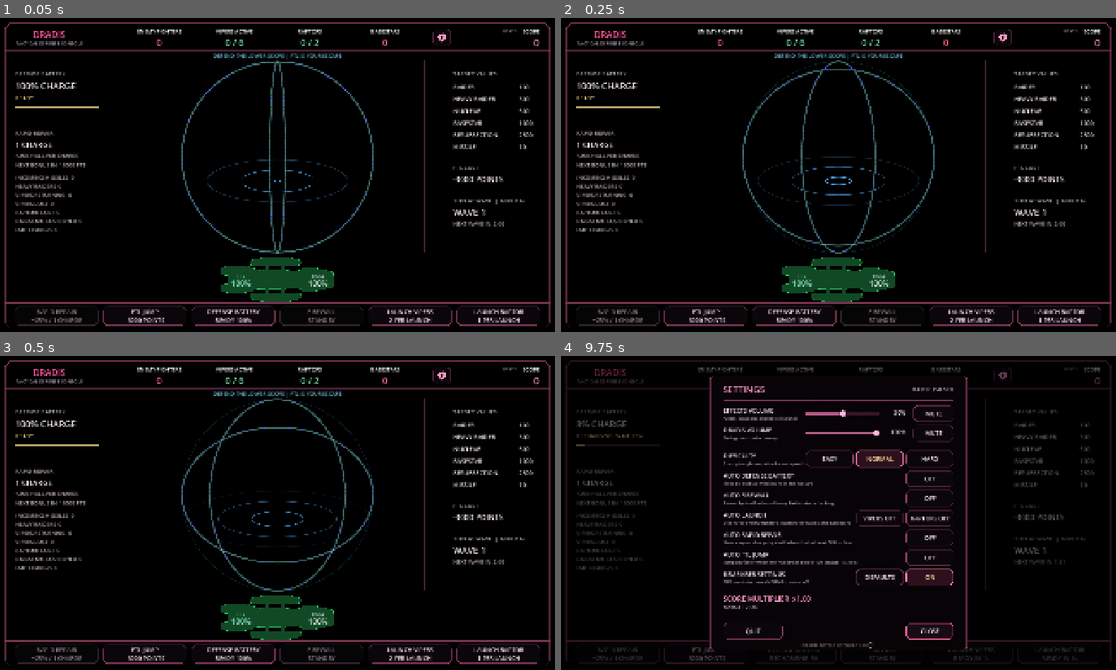
Above: before the commit, frames 1-4 (two rows, left to right).
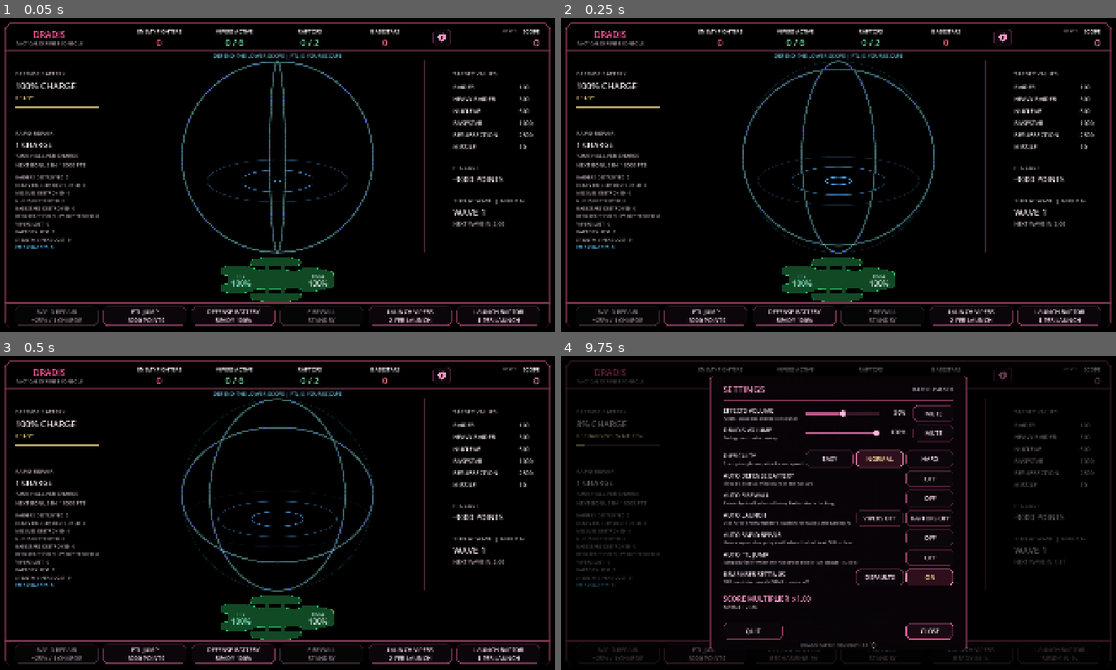
Above: after the commit, the same moments.

Repository: S8619G/DRADIS-Battle-Console
Game: Godot game, scene res://scenes/DradisConsole.tscn
The game is run twice, just before and just after one commit, with the same random seed, the same clock (stepped at 60 frames per second) and the same inputs.
Inputs (mouse positions are in pixels of both pictures, inside the frame that each line leads up to):
- Up to frame 1 (0.05 s): no input
- Up to frame 2 (0.25 s): no input
- Up to frame 3 (0.5 s): no input
- Up to frame 4 (9.75 s): click "DEFENSE BATTERY READY 100%" at 0.5 s; click "LAUNCH VIPERS 2 PER LAUNCH" at 1.25 s; click "LAUNCH RAPTOR 1 PER LAUNCH" at 2 s; tap Enter at 2.75, 6.6 s; move the mouse to (966, 497) at 2.77 s; hold Right 2.78-3.5 s; tap Backspace at 2.85, 8.1 s; click (966, 497) at 2.92 s; drag from (721, 528) to (810, 578) at 3.52 s; move the mouse to (894, 440) at 4.27 s; hold Right 4.28-5 s; tap Keypad Enter at 4.35, 9.6 s; click (894, 440) at 4.42 s; drag from (810, 578) to (666, 465) at 5.02 s; click "LAUNCH VIPERS 2 PER LAUNCH" at 5.75 s; move the mouse to (1010, 560) at 6.52 s; hold Left 6.53-7.25 s; click (1010, 560) at 6.67 s; drag from (666, 465) to (749, 431) at 7.27 s; move the mouse to (866, 513) at 8.02 s; hold Down 8.03-8.75 s; click (866, 513) at 8.17 s; drag from (749, 431) to (721, 528) at 8.77 s; move the mouse to (966, 497) at 9.52 s; hold Up from 9.53 s (still down); click (966, 497) at 9.67 s

The runs differ from the first frame. In frame 1, 1.2% of the frame differs, in the area x 2-18%, y 50-74%; in frame 2, 1.2%; in frame 3, 1.2%; in frame 4, 0.7%.

Commit message:
DRADIS Battle Console 1.1.1: battle readout totals with EMP charges, landing pauses, Raider pressure on the Stealth Viper, random nuke speed, all Raptors on auto, Heavy Raider warning beside the ship

Diff:
--- a/project.godot
+++ b/project.godot
@@ -16,7 +16,7 @@
 
 config/name="DRADIS Battle Console"
 config/description="DRADIS Battle Console tactical defense game (Windows/Mac)"
-config/version="1.09"
+config/version="1.1.1"
 run/main_scene="res://scenes/DradisConsole.tscn"
 config/features=PackedStringArray("4.7", "GL Compatibility")
 config/icon="res://icon.svg"
--- a/scenes/DradisConsole.tscn
+++ b/scenes/DradisConsole.tscn
@@ -524,11 +524,11 @@
 
 [node name="HackAlert" type="Label" parent="."]
 layout_mode = 1
-offset_left = 82.0
-offset_top = 762.0
-offset_right = 420.0
-offset_bottom = 926.0
-theme_override_font_sizes/font_size = 19
+offset_left = 390.0
+offset_top = 824.0
+offset_right = 745.0
+offset_bottom = 958.0
+theme_override_font_sizes/font_size = 17
 mouse_filter = 2
 
 [node name="BattleStatus" type="Label" parent="."]
--- a/scripts/ConsoleFrame.gd
+++ b/scripts/ConsoleFrame.gd
@@ -114,14 +114,17 @@
 
 func _draw_hack_box() -> void:
 	# Chamfered alert box around the hacking warning; flashes during a hack.
+	# 1.1.1: also shown (steady amber) while a Heavy Raider approaches.
 	var state: String = battle.hack_state()
-	if state == "" or state == "approach":
+	if state == "":
 		return
 	var alert: Label = get_parent().get_node("HackAlert")
 	var text_height := float(alert.get_line_count() * alert.get_line_height())
 	var r := Rect2(alert.position - Vector2(10, 8), Vector2(alert.size.x + 20, text_height + 16))
 	var blink: bool = int(battle.battle_time * 4.0) % 2 == 0
 	var color := Color(1.0, 0.2, 0.26) if blink or state == "draining" else Color(1.0, 0.78, 0.25)
+	if state == "approach":
+		color = Color(1.0, 0.78, 0.25)
 	var c := 10.0
 	var box := PackedVector2Array([r.position + Vector2(c,0), Vector2(r.end.x-c, r.position.y),
 		Vector2(r.end.x, r.position.y+c), r.end - Vector2(0,c), r.end - Vector2(c,0),
--- a/scripts/DradisConsole.gd
+++ b/scripts/DradisConsole.gd
@@ -73,6 +73,12 @@
 @export var best_score_color := Color(0.72, 0.66, 0.70, 0.85)
 ## 1.08: hovering or tapping a high-score entry shows its battle stats.
 @export var show_score_stats: bool = true
+
+@export_group("Battle Readout")
+## 1.1.0: the left-side readout lists enemies destroyed this battle (by every source),
+## then our losses. EMP CHARGES is the last line, in the EMP blast color
+## (Contacts > EMP Defense > Emp Color).
+@export_range(10, 24) var readout_font_size: int = 16
 
 var shown_score: float = 0.0
 var was_defeated: bool = false
@@ -128,6 +134,8 @@
 var stats_label: Label
 var stats_row: int = -1
 var stats_pinned: bool = false
+## 1.1.0: EMP CHARGES line under the battle readout, in the EMP blast color.
+var emp_readout: Label
 
 func _ready() -> void:
 	tuning_panel.visible = false  # F1 opens tuning without obscuring the game HUD.
@@ -141,6 +149,7 @@
 	_apply_tooltip_setting(self)
 	$ShipStatus.emp_used.connect(func() -> void: log_event("EMP used | %d charge%s left" % [contacts.emp_charges, "" if contacts.emp_charges == 1 else "s"]))
 	_build_emp_split_button()
+	_build_emp_readout()
 	# Only when this console is the running game (not inside a test script).
 	call_deferred("_fit_window_on_start")
 
@@ -240,6 +249,7 @@
 	contacts.wave_changed.connect(func(number: int) -> void: log_event("wave %d" % number))
 	contacts.ftl_offline_changed.connect(func(offline: bool) -> void: log_event("FTL %s | hull %d%%" % ["offline (hack breach)" if offline else "back online", roundi(contacts.hull)]))
 	contacts.stealth_event.connect(func(message: String) -> void: log_event(message))
+	contacts.battle_event.connect(func(message: String) -> void: log_event(message))
 	contacts.ftl_jumped.connect(func() -> void: log_event("FTL jump | hull %d%% | auto %s" % [roundi(contacts.hull), "yes" if contacts.auto_ftl else "no"]))
 
 ## 1.09: window focus changes go to the session log (for freeze reports).
@@ -428,12 +438,12 @@
 func _process(delta: float) -> void:
 	sweep_loop.volume_db = sweep_volume_db
 	_update_score_display(delta)
-	var cooling: bool = contacts.launch_cooldown_remaining > 0.0
+	var cooling: bool = contacts.viper_ready_in() > 0.0
 	var full: bool = contacts.count_vipers() >= contacts.max_vipers
 	launch_button.disabled = cooling or full or contacts.is_defeated() or contacts.safe_remaining > 0.0
 	var viper_tag := "AUTO " if contacts.auto_launch_vipers else ""
 	if cooling:
-		launch_button.text = "LAUNCH VIPERS\n%sREADY IN %ds" % [viper_tag, ceili(contacts.launch_cooldown_remaining)]
+		launch_button.text = "LAUNCH VIPERS\n%sREADY IN %ds" % [viper_tag, ceili(contacts.viper_ready_in())]
 	elif full:
 		launch_button.text = "LAUNCH VIPERS\n%sALL DEPLOYED" % viper_tag
 	else:
@@ -471,13 +481,13 @@
 		firewall_button.text = "FIREWALL\n%sSTANDBY" % wall_tag
 	_tip(firewall_button, "Slows a Heavy Raider hack while deployed. Usable once a Heavy Raider starts hacking; used up in %d seconds, recharges in %d." % [int(contacts.firewall_seconds), int(contacts.firewall_recharge_seconds)])
 	_update_emp_split(shield)
-	raptor_button.disabled = contacts.is_defeated() or contacts.safe_remaining > 0.0 or contacts.raptor_cooldown_remaining > 0.0 or contacts.count_kind("raptor") >= contacts.max_raptors
+	raptor_button.disabled = contacts.is_defeated() or contacts.safe_remaining > 0.0 or contacts.raptor_ready_in() > 0.0 or contacts.count_kind("raptor") >= contacts.max_raptors
 	var raptor_tag := "AUTO " if contacts.auto_launch_raptors else ""
 	raptor_button.text = "LAUNCH RAPTOR\n%s1 PER LAUNCH" % raptor_tag
 	if contacts.count_kind("raptor") >= contacts.max_raptors:
 		raptor_button.text = "LAUNCH RAPTOR\n%sALL DEPLOYED" % raptor_tag
-	elif contacts.raptor_cooldown_remaining > 0.0:
-		raptor_button.text = "LAUNCH RAPTOR\n%sREADY IN %ds" % [raptor_tag, ceili(contacts.raptor_cooldown_remaining)]
+	elif contacts.raptor_ready_in() > 0.0:
+		raptor_button.text = "LAUNCH RAPTOR\n%sREADY IN %ds" % [raptor_tag, ceili(contacts.raptor_ready_in())]
 	_tip(raptor_button, "Launch one Raptor. Prioritizes nukes, then Heavy Raiders, then attacks Basestars with light missiles.")
 	repair_button.disabled = not contacts.can_rapid_repair()
 	var repair_tag := "AUTO " if contacts.auto_rapid_repair else ""
@@ -503,8 +513,7 @@
 	$HeaderMetrics/Vipers/Value.text = "%d / %d" % [contacts.count_vipers(),contacts.max_vipers]
 	$HeaderMetrics/Raptors/Value.text = "%d / %d" % [contacts.count_kind("raptor"),contacts.max_raptors]
 	$HeaderMetrics/Basestars/Value.text = str(contacts.count_kind("baseship"))
-	battle_readout.text = "INCOMING MISSILES  %d\nHEAVY RAIDERS  %d\nVIPERS RETURNING  %d\nVIPERS LOST  %d\nRAPTORS LOST  %d\nBASESTARS DESTROYED  %d\nEMP CHARGES  %d" % [
-		contacts.count_kind("missile"), contacts.count_kind("heavy_raider"), contacts.count_returning("viper"), contacts.vipers_lost, contacts.raptors_lost, contacts.basestars_destroyed, contacts.emp_charges]
+	_update_battle_readout()
 	$HackAlert.text = contacts.hacking_warning()
 	$HackAlert.visible = not $HackAlert.text.is_empty()
 	var hack_state: String = contacts.hack_state()
@@ -1085,3 +1094,31 @@
 
 func _on_launch_raptor_pressed() -> void:
 	print("[RAPTORS] Launched ", contacts.launch_raptor(), "; active=", contacts.count_kind("raptor"))
+
+# ------------------------------------------------------------------
+# 1.1.0 battle readout (left side): destroyed totals from every source, our
+# losses, then EMP CHARGES in the EMP blast color.
+# ------------------------------------------------------------------
+func readout_text() -> String:
+	var k: Dictionary = contacts.battle_stats()
+	return "RAIDERS DESTROYED  %d\nHEAVY RAIDERS DESTROYED  %d\nMISSILES DESTROYED  %d\nNUKES DESTROYED  %d\nBASESTARS DESTROYED  %d\nRESURRECTION SHIPS DESTROYED  %d\nVIPERS LOST  %d\nRAPTORS LOST  %d\nSTEALTH VIPERS LOST  %d" % [
+		k.raider, k.heavy_raider, k.missile, k.nuke, k.baseship, k.resurrection_ship,
+		contacts.vipers_lost, contacts.raptors_lost, contacts.stealth_lost]
+
+func _build_emp_readout() -> void:
+	battle_readout.add_theme_font_size_override("font_size", readout_font_size)
+	emp_readout = Label.new()
+	emp_readout.name = "EmpReadout"
+	emp_readout.mouse_filter = Control.MOUSE_FILTER_IGNORE
+	emp_readout.add_theme_font_size_override("font_size", readout_font_size)
+	battle_readout.add_child(emp_readout)
+	_update_battle_readout()
+
+func _update_battle_readout() -> void:
+	battle_readout.text = readout_text()
+	if not is_instance_valid(emp_readout):
+		return
+	emp_readout.text = "EMP CHARGES  %d" % contacts.emp_charges
+	emp_readout.add_theme_color_override("font_color", contacts.emp_color)
+	emp_readout.position = Vector2(0.0, battle_readout.get_line_height() * battle_readout.get_line_count()
+		+ battle_readout.get_theme_constant("line_spacing") * battle_readout.get_line_count())
--- a/scripts/DradisContacts.gd
+++ b/scripts/DradisContacts.gd
@@ -17,6 +17,8 @@
 signal resurrection_destroyed(contact_id: String)
 ## 1.09: Stealth Viper events for the session log (ready, launched, fired, lost, recovered).
 signal stealth_event(message: String)
+## 1.1.0: other battle events for the session log (nuke speed bonus, recovery pauses).
+signal battle_event(message: String)
 
 ## 1.07: kinds a ship or Raptor missile may attack (also when it changes target).
 const MISSILE_TARGET_KINDS := ["baseship", "heavy_raider", "resurrection_ship", "nuke"]
@@ -158,11 +160,20 @@
 @export_range(-40.0, 0.0) var nuclear_beep_volume_db: float = -12.0
 @export_range(0.5, 3.0) var nuclear_beep_far_seconds: float = 1.2
 @export_range(0.10, 0.4) var nuclear_beep_near_seconds: float = 0.15
+## 1.1.0: each Basestar nuke flies up to this much faster than usual, picked at
+## launch (0.08 = 0% to 8% faster). 0 turns the random bonus off.
+@export_range(0.0, 0.3) var nuke_speed_random_max: float = 0.08
+## 1.1.0: on Hard, each nuke's bonus leans to the top of the range (the larger of
+## two random picks, about 5.3% on average instead of 4%).
+@export var hard_nuke_speed_lean: bool = true
 
 @export_group("Raptors")
 @export_range(1, 4) var max_raptors: int = 2
 @export_range(0.03, 0.13) var raptor_speed: float = 0.10
 @export_range(2.0, 30.0) var raptor_launch_cooldown: float = 8.0
+## 1.1.0: after a Raptor lands, LAUNCH RAPTOR waits this long (each landing restarts it).
+## When the launch cooldown is longer, the longer one wins. Auto Launch waits too.
+@export_range(0.0, 20.0) var raptor_recovery_seconds: float = 5.0
 @export_range(30.0, 180.0) var raptor_sortie_seconds: float = 70.0
 @export_range(3.0, 20.0) var raptor_fire_interval: float = 8.0
 @export_range(0.1, 0.9) var raptor_missile_damage: float = 0.5
@@ -305,6 +316,10 @@
 @export var auto_launch_vipers: bool = false
 ## Launches Raptors by itself for nukes, and keeps one Raptor out against Basestars.
 @export var auto_launch_raptors: bool = false
+## 1.1.0: with Auto Launch Raptors on and at least this many nukes on screen, every
+## available Raptor launches at once (the launch cooldown is skipped; the landing
+## pause still applies). 0 turns this off.
+@export_range(0, 6) var auto_all_raptors_nukes: int = 2
 ## Jumps by itself when the hull falls below the level below (costs the usual FTL points).
 @export var auto_ftl: bool = false
 @export_range(1.0, 50.0) var auto_ftl_hull_percent: float = 10.0
@@ -445,6 +460,9 @@
 @export_range(1, 12) var max_vipers: int = 6
 @export_range(1, 4) var vipers_per_launch: int = 2
 @export_range(1.0, 15.0) var launch_cooldown_seconds: float = 4.0
+## 1.1.0: after a Viper lands, LAUNCH VIPERS waits this long (each landing restarts it,
+## so it unlocks this long after the last Viper of a group lands). Auto Launch waits too.
+@export_range(0.0, 20.0) var viper_recovery_seconds: float = 3.0
 @export_range(10.0, 120.0) var sortie_seconds: float = 45.0
 
 @export_group("Returning Flights")
@@ -505,6 +523,16 @@
 @export_range(2.0, 12.0) var stealth_blink_hz: float = 6.0
 @export var stealth_ready_sound_enabled: bool = true
 @export_range(-40.0, 0.0) var stealth_ready_volume_db: float = -12.0
+## 1.1.0: once it has fired, every Raider within this distance turns on it.
+@export_range(0.1, 1.0) var stealth_focus_range: float = 0.40
+## How far each Raider chases it before giving up and going back to its job.
+@export_range(0.05, 1.0) var stealth_pursuit_distance: float = 0.25
+## Raiders shoot at it from this distance, once every Stealth Shot Interval each.
+@export_range(0.05, 0.6) var stealth_shot_range: float = 0.30
+@export_range(0.3, 5.0) var stealth_shot_interval: float = 1.5
+## Chance each Raider shot destroys it (one hit is enough). Tuned so about one run
+## in four is lost in typical Normal and Hard battles.
+@export_range(0.0, 1.0) var stealth_hit_chance: float = 0.045
 
 var contacts: Array[Dictionary] = []
 var pending: Array[Dictionary] = []
@@ -667,6 +695,15 @@
 var stealth_nuke_hits: int = 0
 var stealth_lost: int = 0
 var stealth_recovered: int = 0
+## 1.1.0 state: Raider shots at the Stealth Viper, landing pauses and nuke speeds.
+var stealth_shots_taken: int = 0
+var stealth_pursuits: int = 0
+var viper_recovery_remaining: float = 0.0
+var raptor_recovery_remaining: float = 0.0
+var viper_recovery_holds: int = 0
+var raptor_recovery_holds: int = 0
+var auto_all_raptor_launches: int = 0
+var nuke_speed_bonuses: Array[float] = []
 
 func _ready() -> void:
 	mouse_filter = Control.MOUSE_FILTER_IGNORE
@@ -760,6 +797,8 @@
 	_update_automation()
 	_update_viper_squadrons()
 	raptor_cooldown_remaining = maxf(0.0, raptor_cooldown_remaining - delta)
+	viper_recovery_remaining = maxf(0.0, viper_recovery_remaining - delta)
+	raptor_recovery_remaining = maxf(0.0, raptor_recovery_remaining - delta)
 	_update_repair(delta)
 	_update_rapid_repair(delta)
 	_update_klaxon()
@@ -984,6 +1023,9 @@
 			raiders_docked += 1
 			_remove_contact(raider.id)
 		return
+	# 1.1.0: once the Stealth Viper has fired, nearby Raiders turn on it first.
+	if raider.phase in ["harass", "approach"] and _raider_focus_stealth(raider, delta):
+		return
 	# Hunt returning Vipers (low on fuel and ammunition) first; with Fighter
 	# Losses on, Raiders also attack active Vipers and Raptors nearby.
 	var prey: Dictionary = {}
@@ -992,9 +1034,7 @@
 	for other in contacts:
 		var returning_viper: bool = Icons.is_viper(other.kind) and other.get("phase", "") == "return"
 		var fighter: bool = fighter_losses_enabled and (Icons.is_viper(other.kind) or other.kind == "raptor") and other.get("phase", "") != "launch"
-		# 1.09: a Stealth Viper can be seen (and hunted) once it has fired.
-		if other.kind == "stealth_viper" and other.get("revealed", false):
-			fighter = true
+		# 1.1.0: a revealed Stealth Viper is hunted by _raider_focus_stealth (above).
 		if returning_viper or fighter:
 			var gap: float = raider.position.distance_to(other.position)
 			var rank := gap * (0.5 if returning_viper else 1.0)
@@ -1006,11 +1046,7 @@
 		_steer(raider, prey.position, small_hostile_speed * 1.3, delta)
 		if nearest <= 0.05 and raider.attack_cooldown <= 0.0:
 			raider.attack_cooldown = maxf(0.5, raider_attack_cooldown)
-			if prey.kind == "stealth_viper":
-				# More fragile than a Viper: one hit destroys it.
-				if rng.randf() < clampf(raider_hit_chance, 0.0, 1.0):
-					_lose_stealth(prey)
-			elif Icons.is_viper(prey.kind) and prey.get("phase", "") == "return":
+			if Icons.is_viper(prey.kind) and prey.get("phase", "") == "return":
 				if rng.randf() < clampf(returning_viper_loss_chance, 0.0, 1.0):
 					fighter_losses_by["returning"] += 1
 					_lose_fighter(prey, "VIPER LOST ON RETURN | RAIDERS HUNTING RETURNING FLIGHTS")
@@ -1259,6 +1295,14 @@
 	stealth_nuke_hits = 0
 	stealth_lost = 0
 	stealth_recovered = 0
+	stealth_shots_taken = 0
+	stealth_pursuits = 0
+	viper_recovery_remaining = 0.0
+	raptor_recovery_remaining = 0.0
+	viper_recovery_holds = 0
+	raptor_recovery_holds = 0
+	auto_all_raptor_launches = 0
+	nuke_speed_bonuses.clear()
 	auto_battery_started = false
 	auto_firewall_started = false
 	explosions.clear()
@@ -1420,7 +1464,7 @@
 	return count_kind("baseship") + count_kind("unknown") + count_kind("raider") + count_kind("heavy_raider") + count_kind("resurrection_ship")
 
 func launch_vipers() -> int:
-	if is_defeated() or safe_remaining > 0.0 or launch_cooldown_remaining > 0.0:
+	if is_defeated() or safe_remaining > 0.0 or viper_ready_in() > 0.0:
 		return 0
 	var launched := 0
 	for index in range(mini(vipers_per_launch, maxi(0, max_vipers - count_vipers()))):
@@ -1568,6 +1612,7 @@
 			if viper.position.distance_to(home) < 0.025:
 				removed.append(viper.id)
 				vipers_returned += 1
+				_hold_after_landing("viper")
 				_set_status("VIPER RECOVERED | SORTIE COMPLETE, NOT DESTROYED", 3.0)
 			continue
 		if viper.phase == "launch":
@@ -2107,8 +2152,11 @@
 	var id := _new_id("N")
 	contacts.append({"id": id, "kind": "nuke", "faction": "hostile",
 		"position": origin, "age": 0.0, "origin_id": base.id, "target_position": own_ship_position,
-		"launch_distance": origin.distance_to(own_ship_position)})
+		"launch_distance": origin.distance_to(own_ship_position), "speed_bonus": nuke_speed_bonus()})
 	nuclear_launches += 1
+	var bonus: float = contacts[-1].speed_bonus
+	nuke_speed_bonuses.append(bonus)
+	battle_event.emit("nuke %s launched | speed bonus +%.1f%%" % [id, bonus * 100.0])
 	nuclear_alert_queue.append(id)
 	_set_status("NUCLEAR LAUNCH DETECTED | LAUNCH RAPTOR OR FTL JUMP", 6.0)
 	return id
@@ -2164,7 +2212,7 @@
 	return lerpf(nuclear_beep_near_seconds, maxf(nuclear_beep_near_seconds, nuclear_beep_far_seconds), fraction)
 
 func launch_raptor() -> int:
-	if raptor_cooldown_remaining > 0.0:
+	if raptor_ready_in() > 0.0:
 		return 0
 	var id := _spawn_raptor()
 	if id.is_empty():
@@ -2250,6 +2298,7 @@
 			if raptor.position.distance_to(launch_origin(raptor.lane)) <= 0.03:
 				removed.append(raptor.id)
 				raptors_returned += 1
+				_hold_after_landing("raptor")
 				_set_status("RAPTOR RECOVERED | SORTIE COMPLETE", 3.0)
 			continue
 		if raptor.phase == "launch":
@@ -2328,7 +2377,7 @@
 func _update_special_projectiles(delta: float) -> void:
 	for projectile in contacts.duplicate():
 		if projectile.kind == "nuke":
-			projectile.position = projectile.position.move_toward(own_ship_position, nuclear_speed * nuke_speed_factor() * movement_speed * delta)
+			projectile.position = projectile.position.move_toward(own_ship_position, nuclear_speed * nuke_speed_factor() * (1.0 + float(projectile.get("speed_bonus", 0.0))) * movement_speed * delta)
 			if projectile.position.distance_to(own_ship_position) <= missile_impact_radius:
 				_remove_contact(projectile.id)
 				nuclear_hits += 1
@@ -2558,7 +2607,19 @@
 		var raptors := count_kind("raptor")
 		var nukes := count_kind("nuke")
 		var wanted := mini(max_raptors, nukes) if nukes > 0 else (1 if count_kind("baseship") > 0 else 0)
-		if raptors < wanted and launch_raptor() > 0:
+		if auto_all_raptors_nukes > 0 and nukes >= auto_all_raptors_nukes and raptors < max_raptors:
+			# 1.1.0: several nukes on screen: every available Raptor launches at once.
+			# The launch cooldown is skipped; the landing pause still applies.
+			if raptor_recovery_remaining <= 0.0:
+				var sent := 0
+				while count_kind("raptor") < max_raptors and not _spawn_raptor().is_empty():
+					sent += 1
+				if sent > 0:
+					raptor_cooldown_remaining = maxf(1.0, raptor_launch_cooldown)
+					auto_raptor_launches += sent
+					auto_all_raptor_launches += 1
+					battle_event.emit("auto launch: all Raptors (%d) for %d nukes" % [sent, nukes])
+		elif raptors < wanted and launch_raptor() > 0:
 			auto_raptor_launches += 1
 
 func auto_firewall_holding() -> bool:
@@ -2942,7 +3003,7 @@
 	if state == "":
 		return ""
 	if state == "approach":
-		return "HEAVY RAIDER APPROACHING\nBATTERY CANNOT STOP IT"
+		return "HEAVY RAIDER APPROACHING\nPREPARE FIREWALL DEFENSE"
 	var lines: Array[String] = []
 	var active := active_hackers()
 	if active > 0:
@@ -3776,3 +3837,74 @@
 	stream.loop_mode = AudioStreamWAV.LOOP_DISABLED
 	stream.data = data
 	return stream
+
+# 1.1.0 LANDING PAUSE AND NUKE SPEED ------------------------------------------
+
+## Seconds until LAUNCH VIPERS is ready (the longer of the launch cooldown and the
+## landing pause).
+func viper_ready_in() -> float:
+	return maxf(launch_cooldown_remaining, viper_recovery_remaining)
+
+## Seconds until LAUNCH RAPTOR is ready (the longer of the launch cooldown and the
+## landing pause).
+func raptor_ready_in() -> float:
+	return maxf(raptor_cooldown_remaining, raptor_recovery_remaining)
+
+## A Viper or Raptor has landed: hold its launch button for the recovery time.
+## Each landing restarts the pause.
+func _hold_after_landing(kind: String) -> void:
+	if kind == "viper" and viper_recovery_seconds > 0.0:
+		viper_recovery_remaining = viper_recovery_seconds
+		viper_recovery_holds += 1
+	elif kind == "raptor" and raptor_recovery_seconds > 0.0:
+		raptor_recovery_remaining = raptor_recovery_seconds
+		raptor_recovery_holds += 1
+
+## Speed bonus for a new Basestar nuke: 0 to Nuke Speed Random Max, even on Easy and
+## Normal; on Hard the larger of two picks (leans to the top end).
+func nuke_speed_bonus() -> float:
+	var top := maxf(0.0, nuke_speed_random_max)
+	if top <= 0.0:
+		return 0.0
+	var pick := rng.randf()
+	if active_difficulty >= 2 and hard_nuke_speed_lean:
+		pick = maxf(pick, rng.randf())
+	return pick * top
+
+# 1.1.0 RAIDERS FOCUS FIRE ON A REVEALED STEALTH VIPER -------------------------
+
+## The Stealth Viper once it has fired (empty while hidden or not out).
+func revealed_stealth() -> Dictionary:
+	for contact in contacts:
+		if contact.kind == "stealth_viper" and contact.get("revealed", false):
+			return contact
+	return {}
+
+## Returns true when this Raider is busy with the Stealth Viper this frame. Each
+## Raider within Stealth Focus Range chases it for Stealth Pursuit Distance only,
+## shooting from Stealth Shot Range, then gives up and goes back to its job.
+func _raider_focus_stealth(raider: Dictionary, delta: float) -> bool:
+	var stealth := revealed_stealth()
+	if stealth.is_empty() or raider.get("stealth_done", "") == stealth.id:
+		return false
+	var gap: float = raider.position.distance_to(stealth.position)
+	if raider.get("stealth_chasing", "") != stealth.id:
+		if gap > stealth_focus_range:
+			return false
+		raider.stealth_chasing = stealth.id
+		raider.stealth_chased = 0.0
+		stealth_pursuits += 1
+	raider.stealth_shot_cooldown = maxf(0.0, raider.get("stealth_shot_cooldown", 0.0) - delta)
+	if gap <= stealth_shot_range and raider.stealth_shot_cooldown <= 0.0:
+		raider.stealth_shot_cooldown = maxf(0.3, stealth_shot_interval)
+		stealth_shots_taken += 1
+		if rng.randf() < clampf(stealth_hit_chance, 0.0, 1.0):
+			_lose_stealth(stealth)
+			raider.stealth_done = stealth.id
+			return true
+	var before: Vector3 = raider.position
+	_steer(raider, stealth.position, small_hostile_speed * 1.3, delta)
+	raider.stealth_chased += before.distance_to(raider.position)
+	if raider.stealth_chased >= stealth_pursuit_distance or gap > stealth_focus_range * 1.5:
+		raider.stealth_done = stealth.id
+	return true
Not shown, changed: export_presets.cfg
Not shown, changed: CHANGELOG.md
Not shown, changed: docs/USER_GUIDE.md
